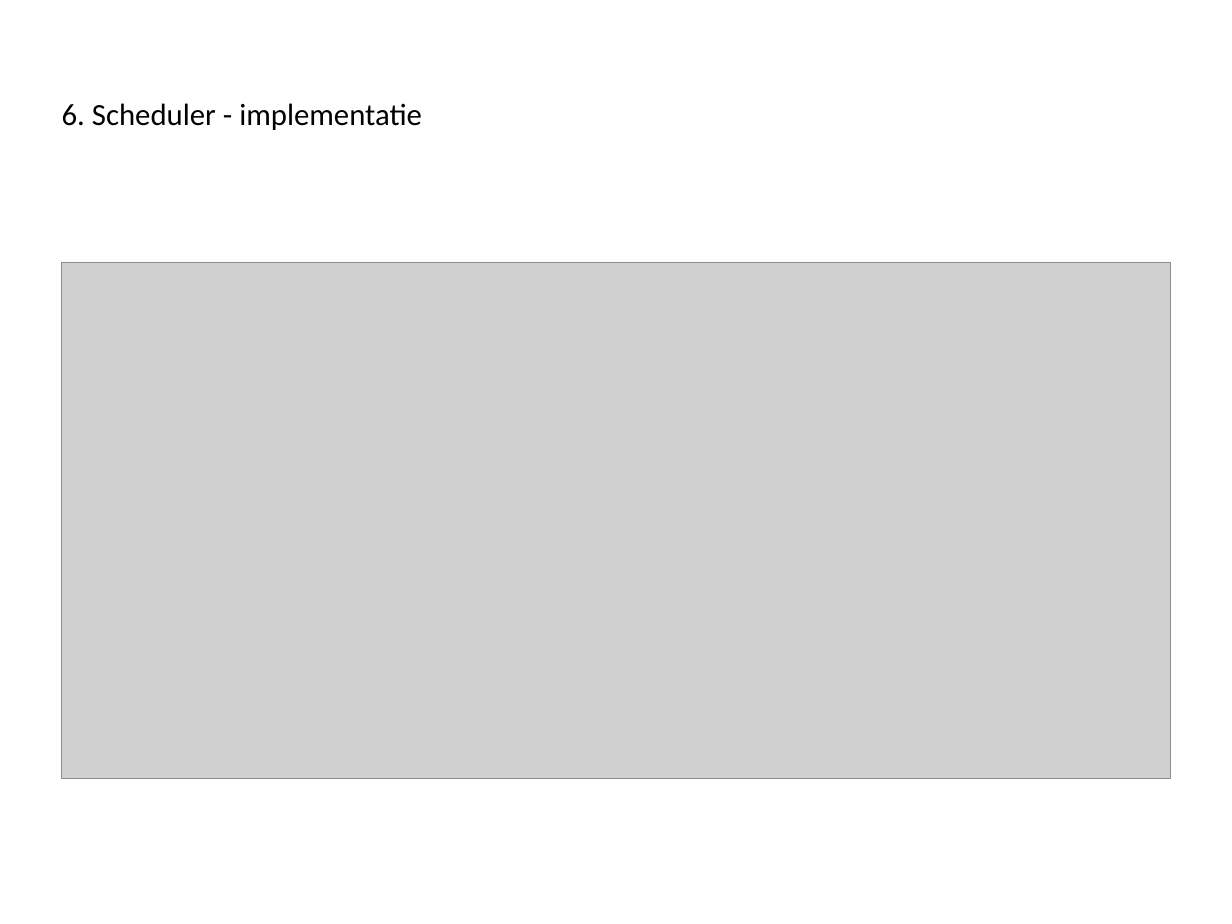
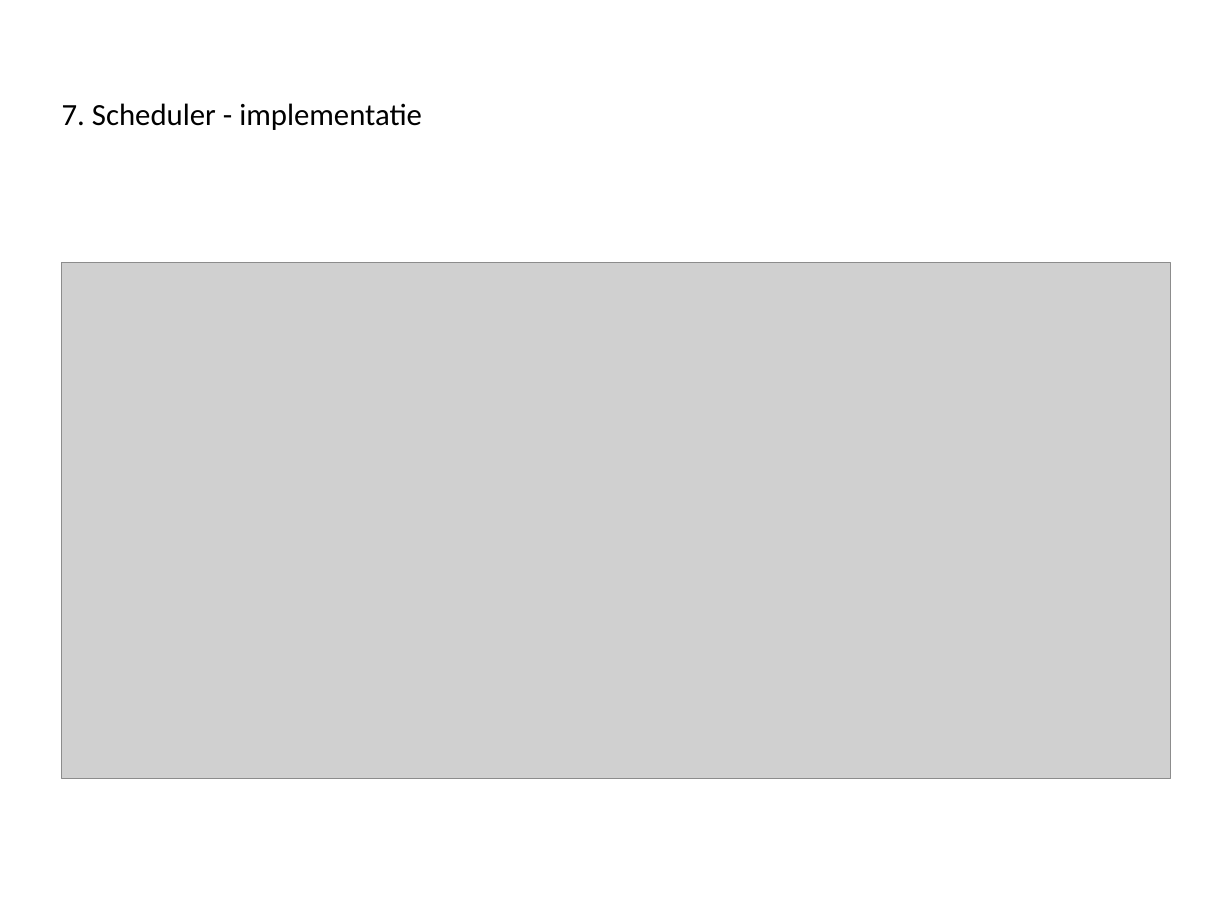
Before and after one commit to Novarg1/SWOP21, a slide deck: slide 17 of presentatie/Presentatie_Iteratie3_aanpassingenWonne21h59.ppt (slide 14 before the commit). Drawn at 1232x924 pixels with LibreOffice and Linux fonts; fonts in the diff are those of the drawing; grey boxes stand for pictures. Boxes give left, top, right and bottom in pixels: in the first picture for what was removed or moved away, otherwise in the second. Text is boxed around its words. In the diff, an @@ line names an element or a change of style, - is before the commit and + after.

```diff
--- a/presentatie/Presentatie_Iteratie3_aanpassingenWonne21h59.ppt
+++ b/presentatie/Presentatie_Iteratie3_aanpassingenWonne21h59.ppt
@@ title at <box>62,103,422,130</box>: text changed @@
-6. Scheduler - implementatie
+7. Scheduler - implementatie
```
Also in this commit, not shown: 18 other slides changed, 1 slide added.
